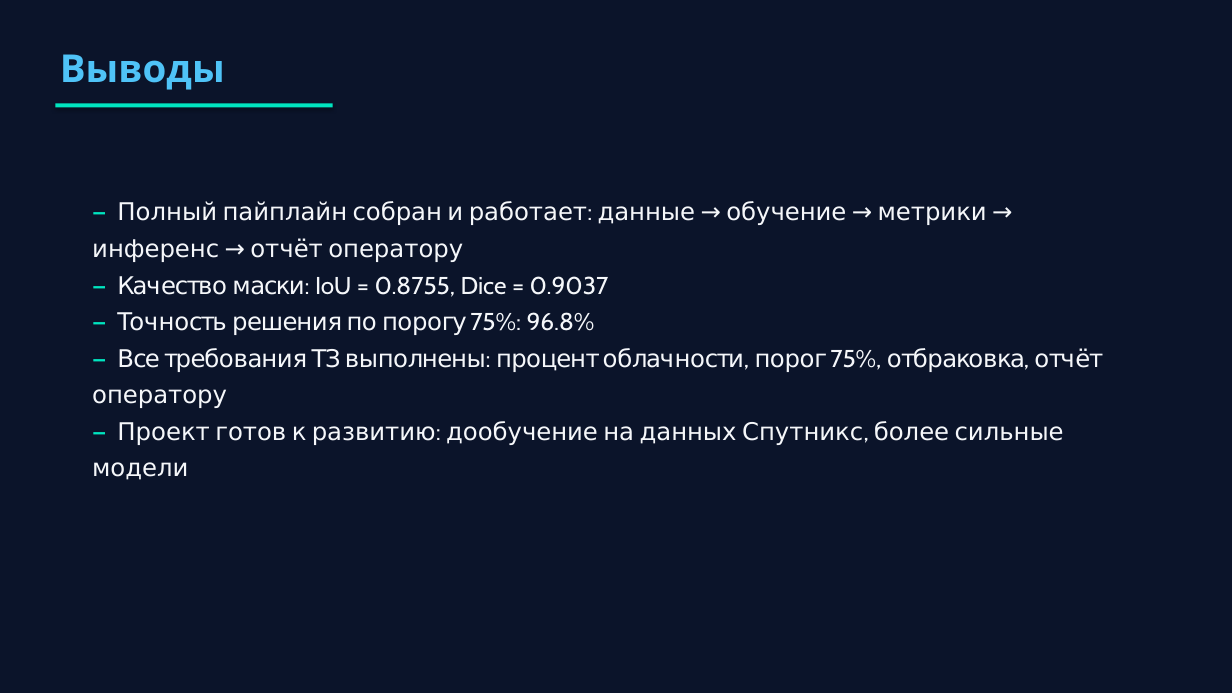
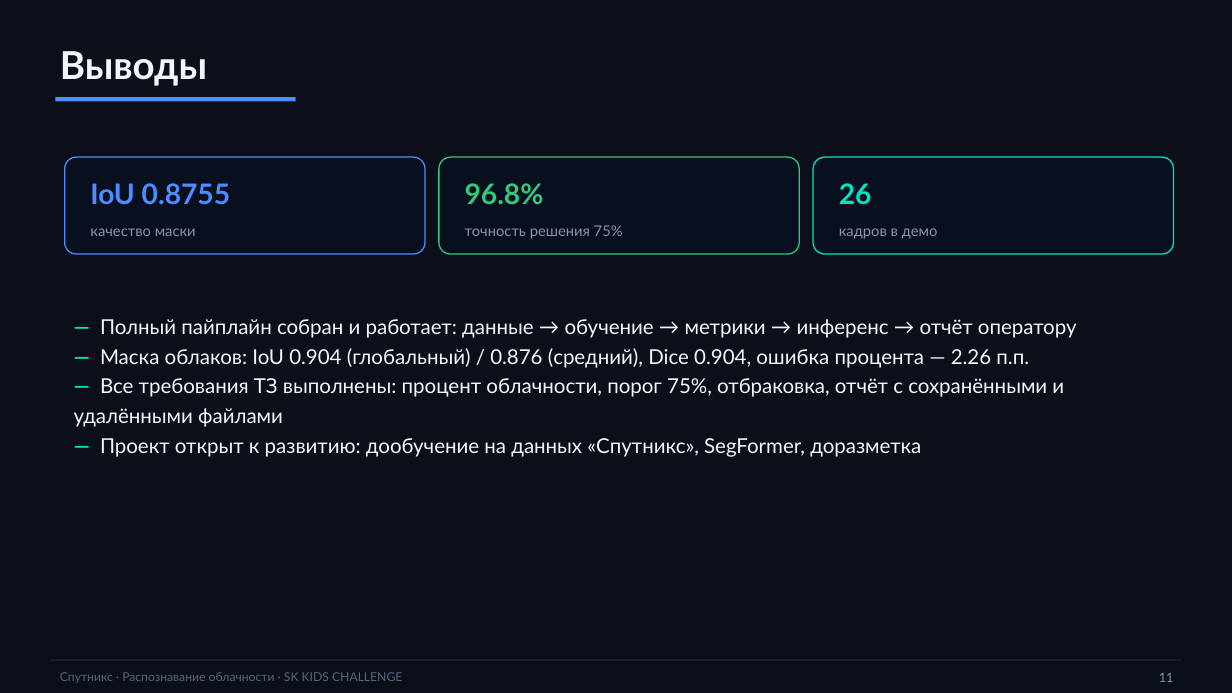
Before and after one commit to Kot3loy/sputnix-cloud-detection, a slide deck: slide 11 of presentation/Sputnix_cloud_detection.pptx. Drawn at 1232x693 pixels with LibreOffice and Linux fonts; fonts in the diff are those of the drawing. Boxes give left, top, right and bottom in pixels: in the first picture for what was removed or moved away, otherwise in the second. Text is boxed around its words. In the diff, an @@ line names an element or a change of style, - is before the commit and + after.

```diff
--- a/presentation/Sputnix_cloud_detection.pptx
+++ b/presentation/Sputnix_cloud_detection.pptx
@@ rectangle at (0,0,1232,693): fill #0B142A to #0B0F1A @@
@@ text "Выводы" at (60,51,207,86): font Cabin to Lato, text colour #4FC3F7 to #F2F5FA @@
@@ rectangle: place and size @@
-rectangle at (55,104,333,107)
+rectangle at (55,97,296,102)
@@ rectangle at (55,97,296,102): fill #00E5C0 to #4D8DFF; shadow off @@
@@ rounded rectangle added at (65,157,425,254), fill #081020, outline #4D8DFF 1 pt @@
@@ rounded rectangle added at (439,157,799,254), fill #081020, outline #35C77B 1 pt @@
@@ rounded rectangle added at (813,157,1174,254), fill #081020, outline #00E5C0 1 pt @@
@@ text added at (90,183,230,205), 22 pt, text #4D8DFF, bold @@
+IoU 0.8755
@@ text added at (465,183,544,205), 22 pt, text #35C77B, bold @@
+96.8%
@@ text added at (839,183,872,204), 22 pt, text #00E5C0, bold @@
+26
@@ text added at (90,228,196,236), 11.5 pt, text #8A94A6 @@
+качество маски
@@ text added at (465,225,623,239), 11.5 pt, text #8A94A6 @@
+точность решения 75%
@@ text added at (839,228,938,239), 11.5 pt, text #8A94A6 @@
+кадров в демо
@@ text "— Полный пайплайн собран и ...": place and size @@
-text "— Полный пайплайн собран и ..." at (92,201,1103,480)
+text "— Полный пайплайн собран и ..." at (74,319,1077,457)
@@ text at (100,319,1077,338): size 19 to 16 pt, font Cabin to Lato in "— Полный пайплайн собран и работает: данные ..."; text colour #F5F7FA to #F2F5FA in "Полный пайплайн собран и работает: данные → ..."; line spacing 1.25 to 1.2 @@
@@ text at (74,348,1064,457): text changed; size 19 to 16 pt; font Cabin to Lato; text colour #F5F7FA to #F2F5FA @@
-— Качество маски: IoU = 0.8755, Dice = 0.9037
-— Точность решения по порогу 75%: 96.8%
-— Все требования ТЗ выполнены: процент облачности, порог 75%, отбраковка, отчёт оператору
-— Проект готов к развитию: дообучение на данных Спутникс, более сильные модели
+— Маска облаков: IoU 0.904 (глобальный) / 0.876 (средний), Dice 0.904, ошибка процента — 2.26 п.п.
+— Все требования ТЗ выполнены: процент облачности, порог 75%, отбраковка, отчёт с сохранёнными и удалёнными файлами
+— Проект открыт к развитию: дообучение на данных «Спутникс», SegFormer, доразметка
@@ rectangle added at (51,660,1181,661), fill #232C3D @@
@@ text added at (60,672,402,683), 9.5 pt, text #5A6478 @@
+Спутникс · Распознавание облачности · SK KIDS CHALLENGE
@@ text added at (1159,673,1174,682), 10 pt, text #8A94A6 @@
+11
```
Also in this commit, not shown: 10 other slides changed, 1 slide added, 1 slide removed, 7 other files.
